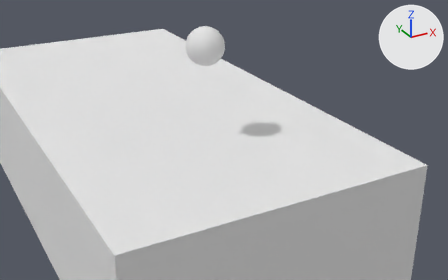
An edit to the Blender file media/tetrahedron.blend, drawn before and after from the same camera.
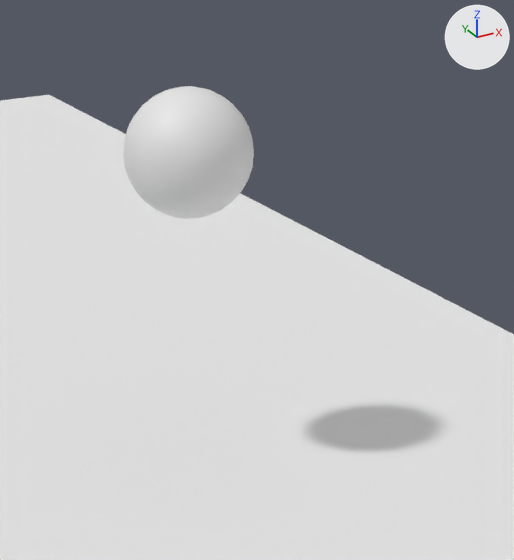
Each version is shown from a camera (50 mm lens) standing at (-1.73, -3.39, 1.662) and looking at (-0.001, -0.245, 0.089), then close up on the part from 33% to 68% of the width and 0% to 61% of the height. Every picture has the same lights, and +X, +Y and +Z are marked at upper right.

Objects in the first close-up: 'Floor', 'Floor.001', 'Sphere'.
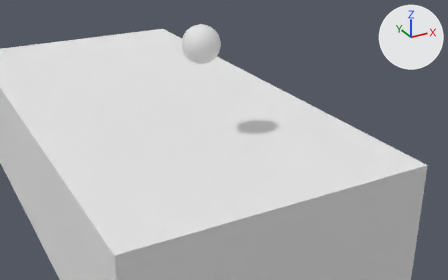
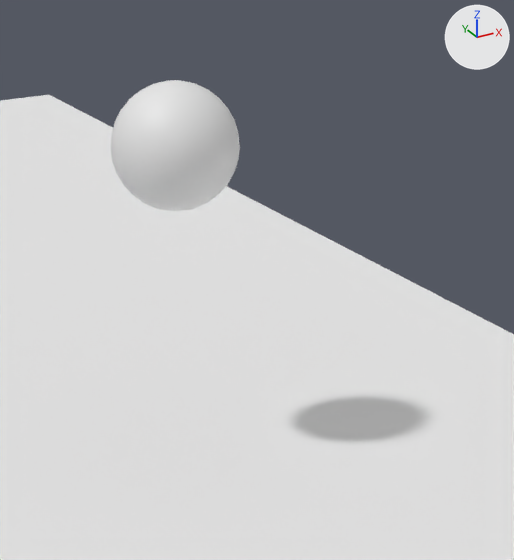
The change, as a list of edits to the scene's bpy script:
```text
Change ob_sphere:
    ob_sphere.location: (0.0, 0.0, 0.636) -> (0.0, 0.056, 0.636)
```

Pixel boxes [x1, y1, x2, y2] of what changed, in the close-ups (514 x 560 px):
'Sphere', moved
    before: [123, 86, 254, 218]
    after: [111, 80, 240, 211]
